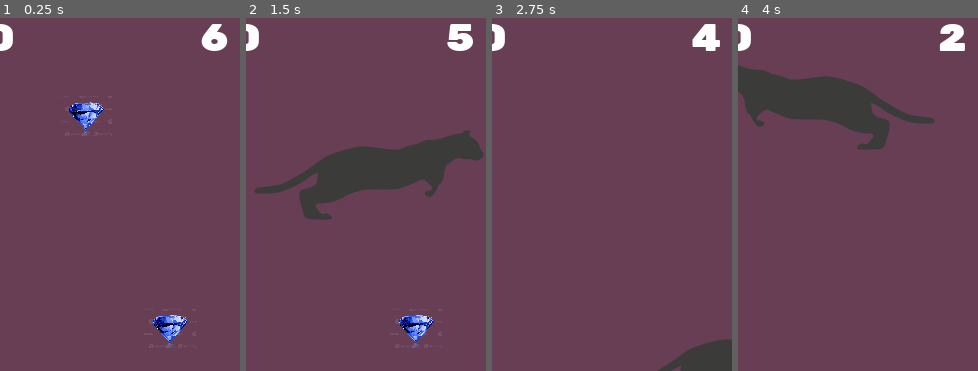
Above: before the commit, frames 1-4 (left to right).
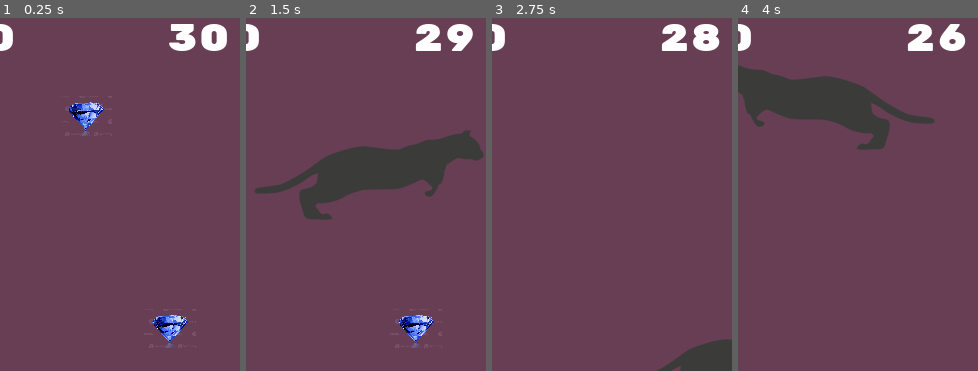
Above: after the commit, the same moments.

Repository: MeliAlonso03/IntiGame
Game: Godot game, scene res://Main/Main.tscn
Two runs of this game, one before a commit and one after it. Both use one fixed random seed, a clock stepped at 60 frames per second and the inputs below. This scene is started directly instead of the project's main scene.
Inputs:
- Up to frame 1 (0.25 s): no input
- Up to frame 2 (1.5 s): hold Right (ui_right) 0.53-1.28 s; hold Down (ui_down) from 1.28 s (still down)
- Up to frame 3 (2.75 s): release Down (ui_down) at 2.03 s; hold Right (ui_right) from 2.03 s (still down)
- Up to frame 4 (4 s): release Right (ui_right) at 2.78 s; hold Up (ui_up) 2.78-3.53 s; hold Left (ui_left) from 3.53 s (still down)
The pictures show only the part of the screen within x 50-100%, y 0-50%; the shares and areas given below are measured in that part.

The runs differ from the first frame. In frame 1, 0.9% of the frame differs, in the area x 70-95%, y 1-10%; in frame 2, 1.0%; in frame 3, 0.9%; in frame 4, 1.0%.

Commit message:
Creacion de la entidad Ratoncito

Diff:
--- /dev/null
+++ b/KinematicBody2D.gd
@@ -0,0 +1,47 @@
+extends KinematicBody2D
+
+# Variables de configuración
+var speed = 500
+var direction = Vector2.ZERO
+var screen_size = Vector2.ZERO
+var target_direction = Vector2.ZERO
+var lerp_factor = 0.10  # Ajusta este valor para cambiar la suavidad del movimiento
+
+# Timer para cambiar la dirección
+onready var direction_timer = Timer.new()
+
+func _ready():
+	# Configurar el timer
+	direction_timer.wait_time = 2.0
+	direction_timer.connect("timeout", self, "_on_DirectionTimer_timeout")
+	add_child(direction_timer)
+	direction_timer.start()
+	# Obtener el tamaño de la pantalla
+	screen_size = get_viewport_rect().size
+	# Generar una dirección inicial
+	change_direction()
+
+func _process(delta):
+	# Interpolación suave de la dirección
+	direction = lerp_vector(direction, target_direction, lerp_factor)
+	# Mover la ratita
+	var velocity = direction * speed
+	move_and_slide(velocity)
+	# Clamar la posición para que la ratita no se salga de la pantalla
+	position.x = clamp(position.x, 50, 420)
+	position.y = clamp(position.y, 50, 680)
+
+func _on_DirectionTimer_timeout():
+	change_direction()
+
+func change_direction():
+	# Cambiar la dirección objetivo a un vector aleatorio
+	target_direction.x = rand_range(-1, 1)
+	target_direction.y = rand_range(-1, 1)
+	target_direction = target_direction.normalized()
+
+func lerp_vector(a: Vector2, b: Vector2, weight: float) -> Vector2:
+	return a + (b - a) * weight
+
+func pickup():
+	call_deferred("queue_free")
--- a/Main/Main.gd
+++ b/Main/Main.gd
@@ -3,6 +3,7 @@
 const BASIC_LAVEL = 5
 
 export (PackedScene) var Gem
+var ratita_scene = preload("res://Personajes/Ratita.tscn")  # Precargar escena Ratita
 var Pollito = preload("res://gem/Pollito.tscn")
 
 var level = 0
@@ -11,57 +12,54 @@
 var score = 0
 onready var GameOverTimer = Timer.new()
 
-
 func _ready():
 	randomize()
 	OS.center_window()
 	timer_settings()
 	$HUD/LabelGameOver.visible = false
-	time_left = 6
+	time_left = 30
 	$HUD.update_timer(time_left)
 	screensize = get_viewport().get_visible_rect().size
-	print (str(screensize.x) + "x" + str(screensize.y))
-	spawn_gems()
+	print(str(screensize.x) + "x" + str(screensize.y))
+	spawn_gems()  # Inicialmente generar gemas
 	set_pollito_timer()
 	$GameTimer.start()
-
 
 func timer_settings():
 	GameOverTimer.wait_time = 2
 	GameOverTimer.connect("timeout", self, "_onGameOverTimer_timeout")
 	add_child(GameOverTimer)
 
-
 func _onGameOverTimer_timeout():
 	get_tree().change_scene("res://Menu/Menu.tscn")
 
-
 func _process(delta):
-	if $GemConteiner.get_child_count() == 0:
+	if $GemConteiner.get_child_count() == 0:  # Si no hay gemas
 		level += 1
 		time_left += 5
 		spawn_gems()
-
+		spawn_ratitas()  # Generar ratitas cuando no hay gemas
 
 func spawn_gems():
 	if Gem != null:
 		for index in range(BASIC_LAVEL + level):
 			var Gema = Gem.instance()
-			Gema.position = \
-			Vector2(rand_range(0, screensize.x), rand_range(0, screensize.y))
+			Gema.position = Vector2(rand_range(0, screensize.x), rand_range(0, screensize.y))
 			$GemConteiner.add_child(Gema)
 			$HUD.update_level(level)
 
-
+func spawn_ratitas():
+	var ratita_count = randi() % 2 + 4  # Generar 4 o 5 ratitas aleatoriamente
+	for index in range(ratita_count):
+		var ratita = ratita_scene.instance()  # Crear instancia de Ratita
+		ratita.position = Vector2(rand_range(0, screensize.x), rand_range(0, screensize.y))
+		$GemConteiner.add_child(ratita)
 
 func _on_GameTimer_timeout():
 	time_left -= 1
 	$HUD.update_timer(time_left)
 	if time_left <= 0:
 		game_over()
-
-
-
 
 func _on_Player1_picked(type):
 	match type:
@@ -72,26 +70,20 @@
 			time_left += 5
 			$HUD.update_timer(time_left)
 
-
 func game_over():
 	$GameTimer.stop()
 	$HUD/LabelGameOver.visible = true
 	$Player1.game_over()
 	GameOverTimer.start()
 
-
 func set_pollito_timer():
 	var interval = rand_range(5, 10)
 	$PollitoTimer.wait_time = interval
 	$PollitoTimer.start()
 
-
-
 func _on_PollitoTimer_timeout():
 	$PollitoTimer.stop()
 	var pollito = Pollito.instance()
-	pollito.position = \
-	Vector2(rand_range(25, 700), rand_range(25, 430))
+	pollito.position = Vector2(rand_range(25, 700), rand_range(25, 430))
 	$GemConteiner.add_child(pollito)
 	set_pollito_timer()
-	pass # Replace with function body.
--- a/Main/Main.tscn
+++ b/Main/Main.tscn
@@ -74,6 +74,8 @@
 
 [node name="PollitoTimer" type="Timer" parent="."]
 
+[node name="RatitaConteiner" type="Node2D" parent="."]
+
 [connection signal="picked" from="Player1" to="." method="_on_Player1_picked"]
 [connection signal="timeout" from="GameTimer" to="." method="_on_GameTimer_timeout"]
 [connection signal="timeout" from="PollitoTimer" to="." method="_on_PollitoTimer_timeout"]
--- /dev/null
+++ b/Personajes/Ratita.tscn
@@ -0,0 +1,25 @@
+[gd_scene load_steps=4 format=2]
+
+[ext_resource path="res://KinematicBody2D.gd" type="Script" id=1]
+[ext_resource path="res://assets/Ratita/rataIntiGame.webp" type="Texture" id=2]
+
+[sub_resource type="CapsuleShape2D" id=1]
+radius = 43.0
+height = 8.0
+
+[node name="Ratita" type="KinematicBody2D"]
+script = ExtResource( 1 )
+__meta__ = {
+"_edit_group_": true
+}
+
+[node name="Sprite" type="Sprite" parent="."]
+
+[node name="RataIntiGame" type="Sprite" parent="Sprite"]
+position = Vector2( 2, 2 )
+scale = Vector2( 0.2, 0.2 )
+texture = ExtResource( 2 )
+
+[node name="CollisionShape2D" type="CollisionShape2D" parent="."]
+position = Vector2( -14, 2 )
+shape = SubResource( 1 )
--- /dev/null
+++ b/Ratita.gd
@@ -0,0 +1 @@
+extends Area2D
Binary file added: assets/Ratita/rataIntiGame.webp
Not shown, added: assets/Ratita/rataIntiGame.webp.import
